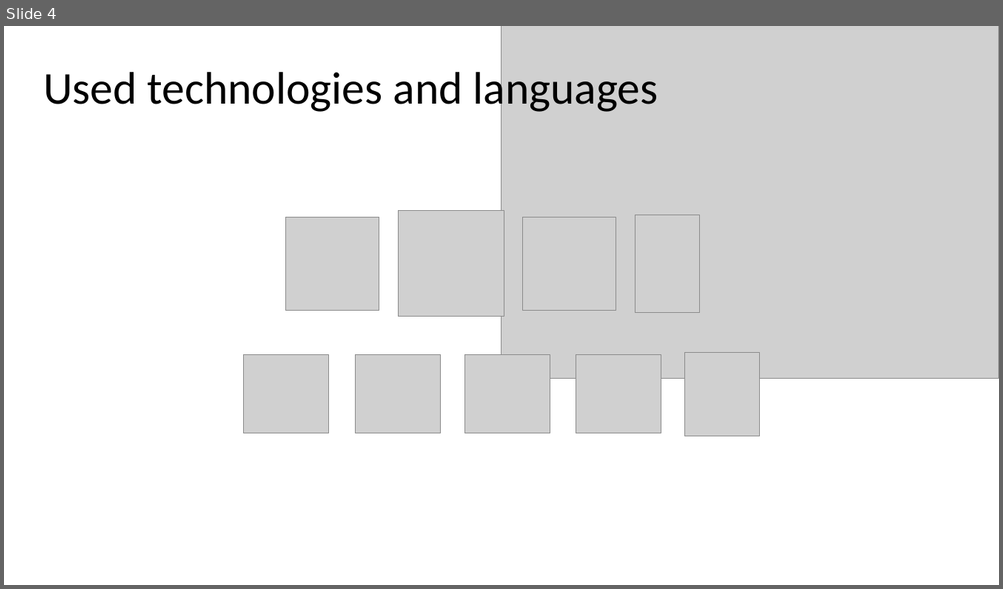
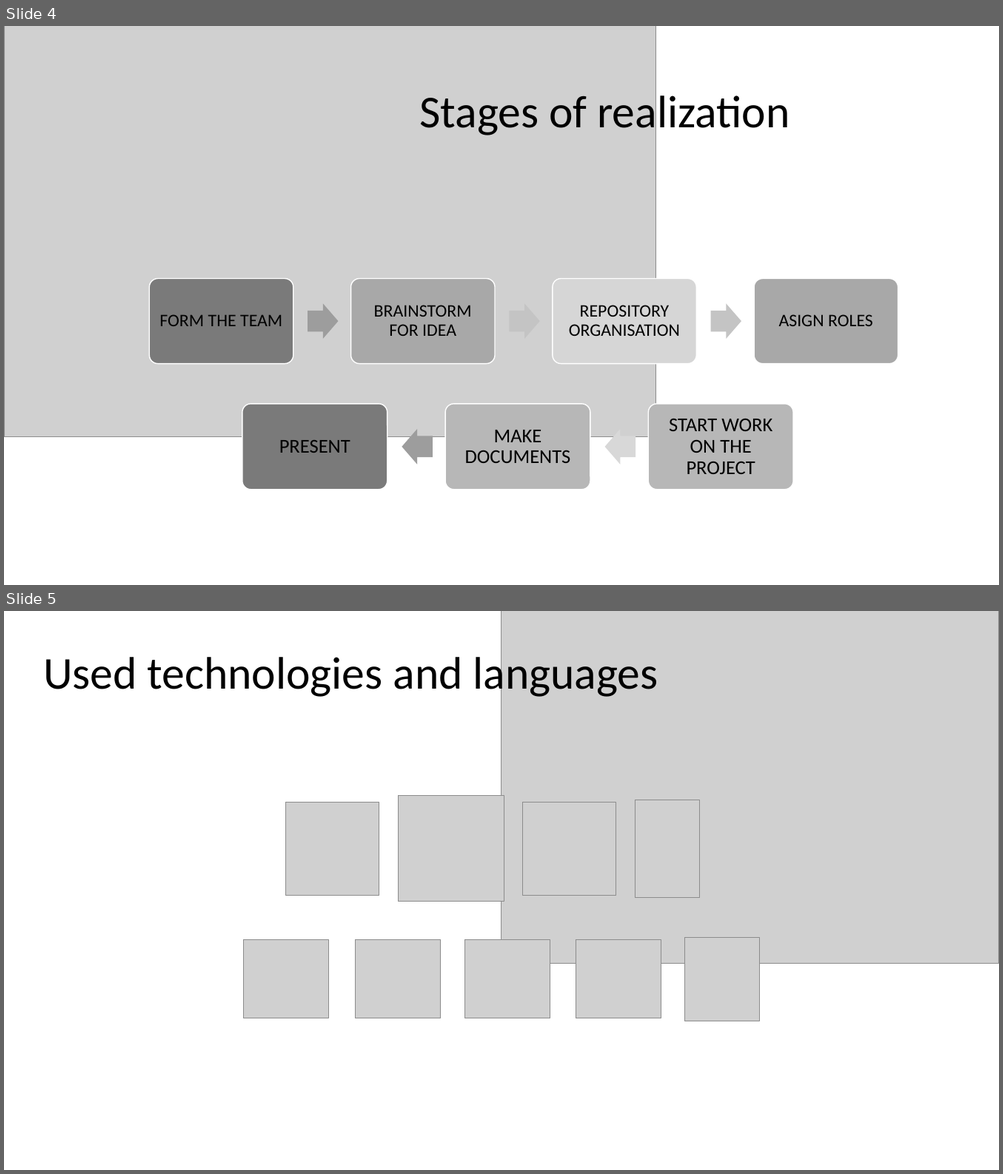
Before and after one commit to nzstoyanov21/No-Name, a slide deck: docs/No_Name - Presentation.pptx. Shown one above the other, each under a label of ours: slide 4 before the commit, slides 4 and 5 after it. The pictures are 1003x589 and 1003x1174 pixels, drawn with LibreOffice and Linux fonts; fonts in the diff are those of the drawing; grey boxes stand for pictures. Boxes give left, top, right and bottom in pixels: in the first picture for what was removed or moved away, otherwise in the second. Text is boxed around its words. In the diff, an @@ line names an element or a change of style, - is before the commit and + after.

Commit message:
Fix Presentation

```diff
--- a/docs/No_Name - Presentation.pptx
+++ b/docs/No_Name - Presentation.pptx
@@ slide 4 added at [4,26,999,585], background #FFFFFF @@
@@ picture added at [4,26,656,437] @@
@@ text added at [419,90,789,138], 44 pt, text #000000 @@
+Stages of realization
@@ group added at [150,279,898,490]: 7 rounded rectangles, 7 texts, 5 right arrows @@
+FORM THE TEAM
+BRAINSTORM FOR IDEA
+REPOSITORY ORGANISATION
+ASIGN ROLES
+PRESENT
+MAKE DOCUMENTS
+START WORK ON THE PROJECT
@@ what was slide 4 is now slide 5 @@
```
